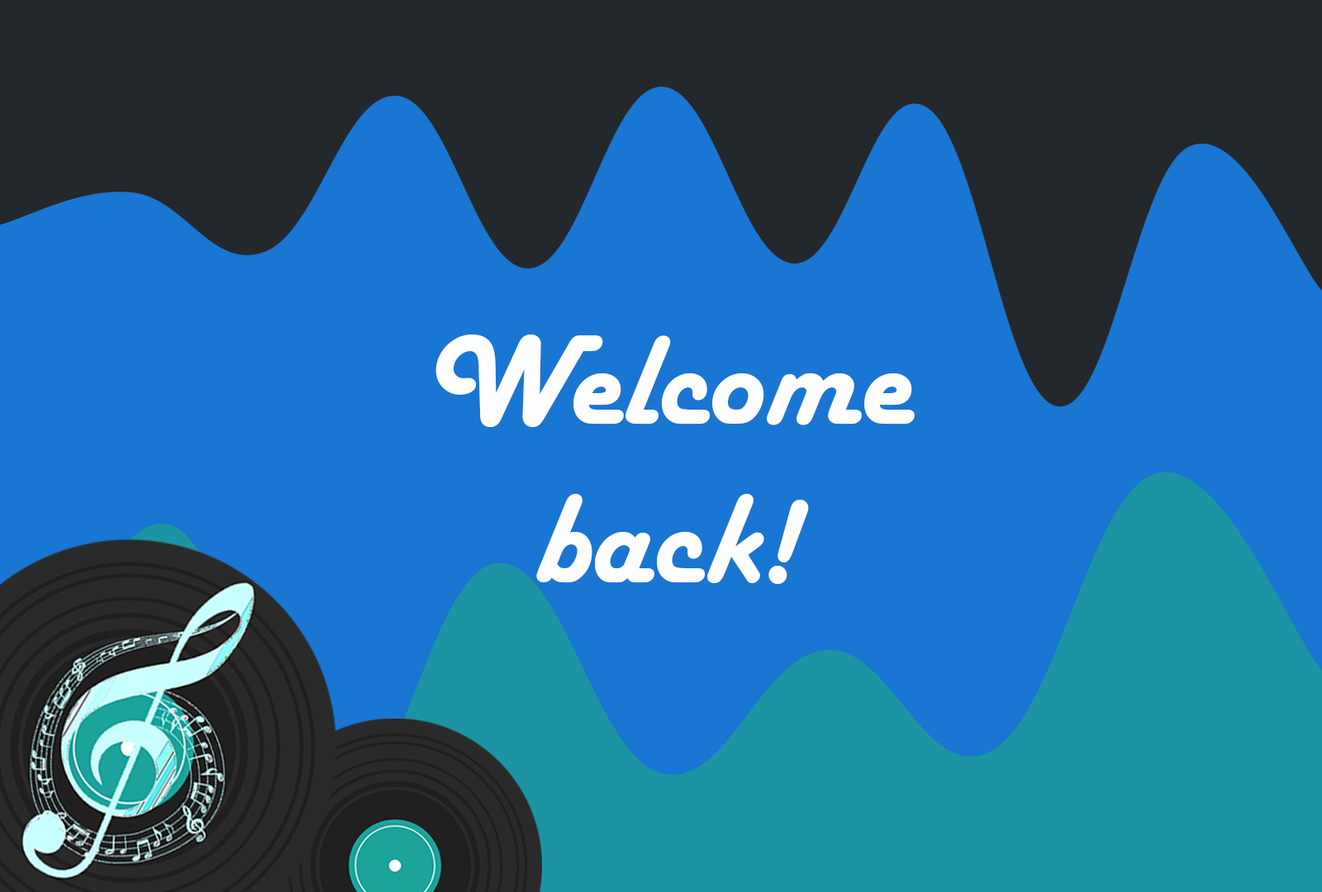
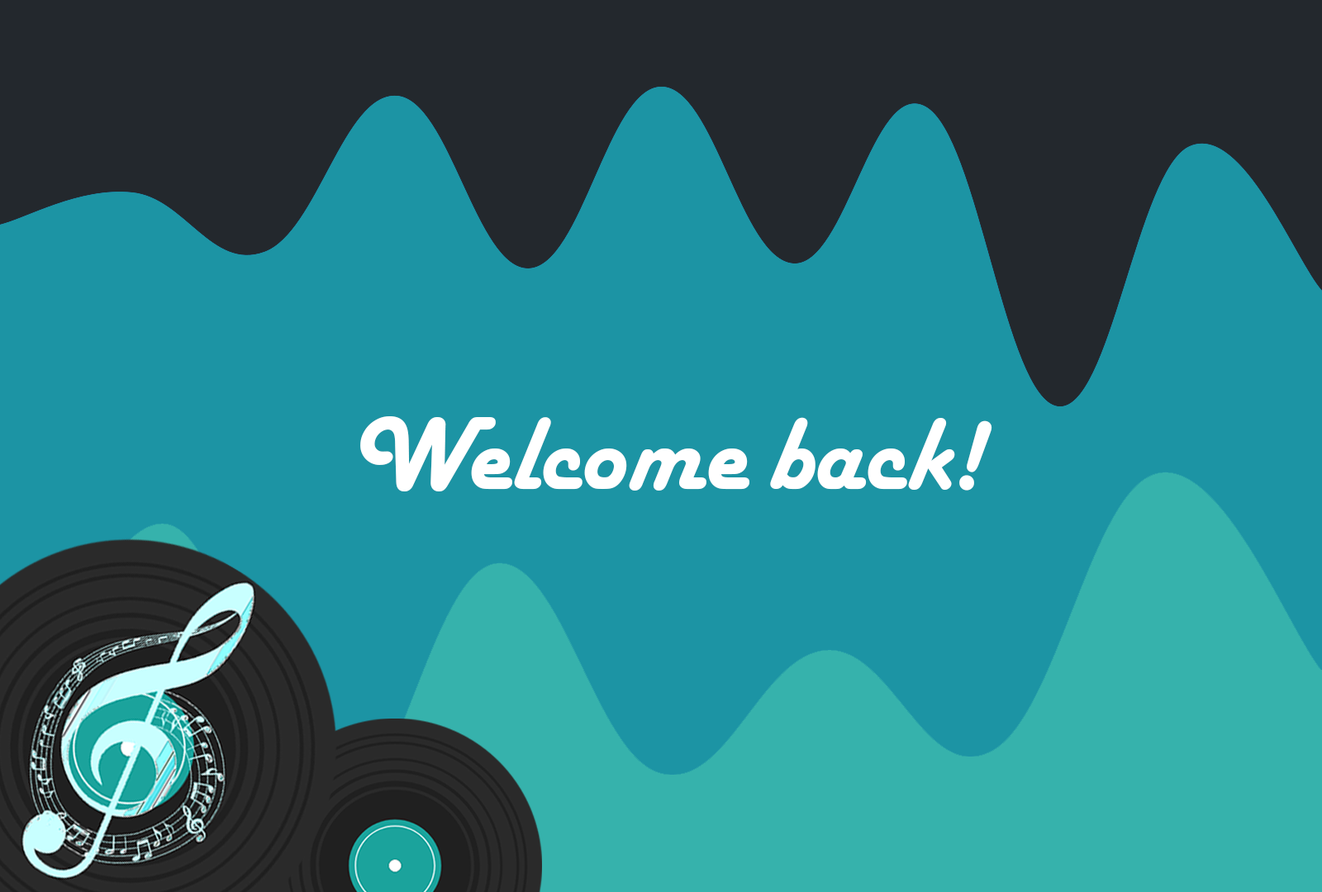
Layer changes from the first 1322×892 image to the second:
painted on "Welcome back!" over left=360, top=334, right=993, bottom=585
painted on "Background" over left=0, top=85, right=1322, bottom=892
